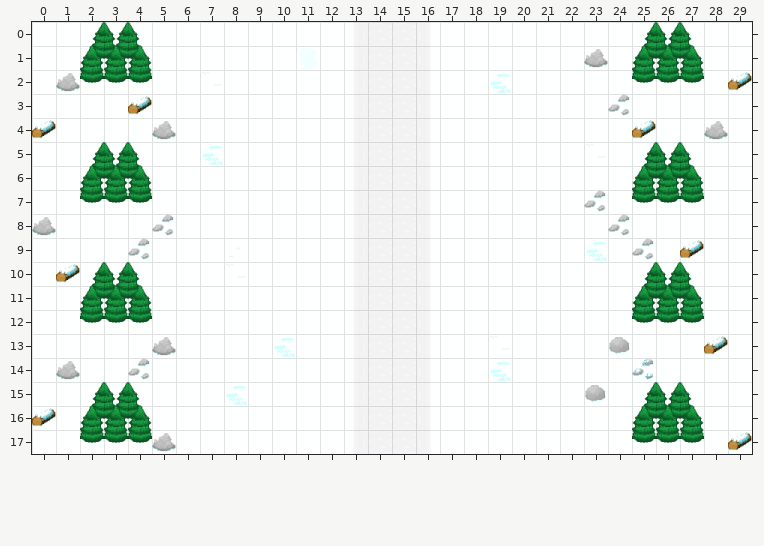
An edit to a level. Tiled map, Assets/Maps/CC_05.tmx. Above: the version before the commit.
Cells are 64x64 px. Shown: x 0..29, y 0..17.
New version:
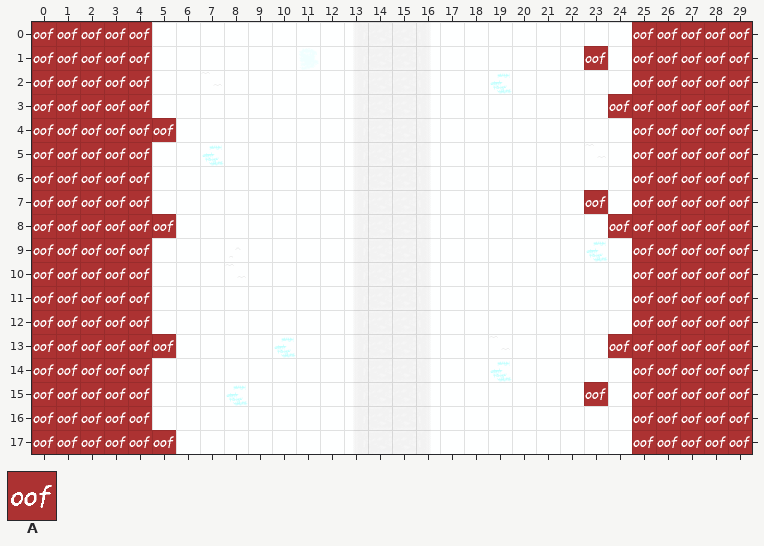
Key: from "SpecialTileset": A 0.
_ is an empty cell.
Tiles of an added or newly shown layer are drawn over the layers below it.
Diff:
Changed rows in their new state; . is an unchanged cell.
Layer "Special" (now shown):
first column x 0:
 0 AAAAA....................AAAAA
 1 AAAAA..................A.AAAAA
 2 AAAAA....................AAAAA
 3 AAAAA...................AAAAAA
 4 AAAAAA...................AAAAA
 5 AAAAA....................AAAAA
 6 AAAAA....................AAAAA
 7 AAAAA..................A.AAAAA
 8 AAAAAA..................AAAAAA
 9 AAAAA....................AAAAA
10 AAAAA....................AAAAA
11 AAAAA....................AAAAA
12 AAAAA....................AAAAA
13 AAAAAA..................AAAAAA
14 AAAAA....................AAAAA
15 AAAAA..................A.AAAAA
16 AAAAA....................AAAAA
17 AAAAAA...................AAAAA
Pixel boxes of the changes (left, top, right, bottom) in both pictures:
added: (32, 22, 176, 454)
added: (584, 22, 752, 454)
